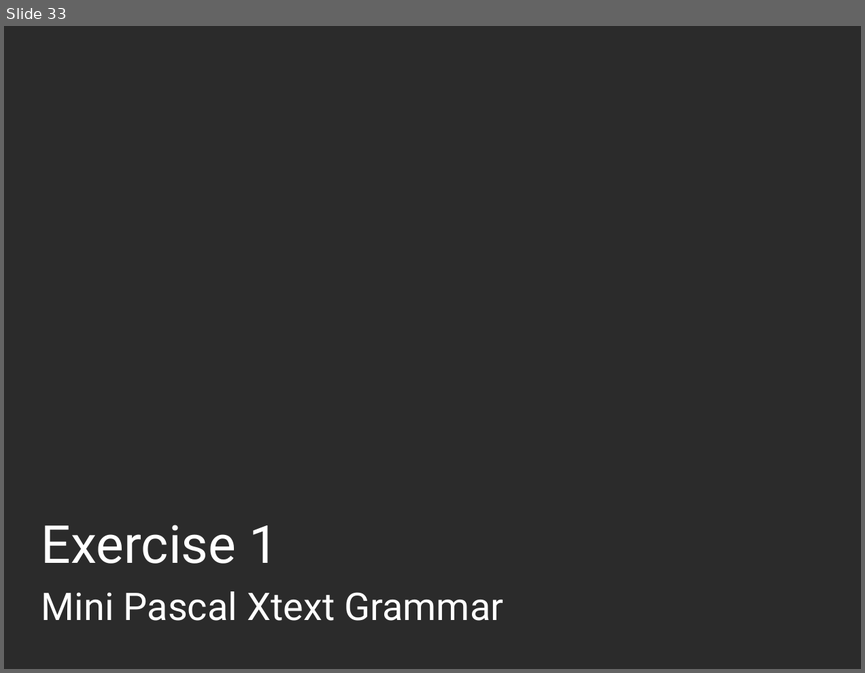
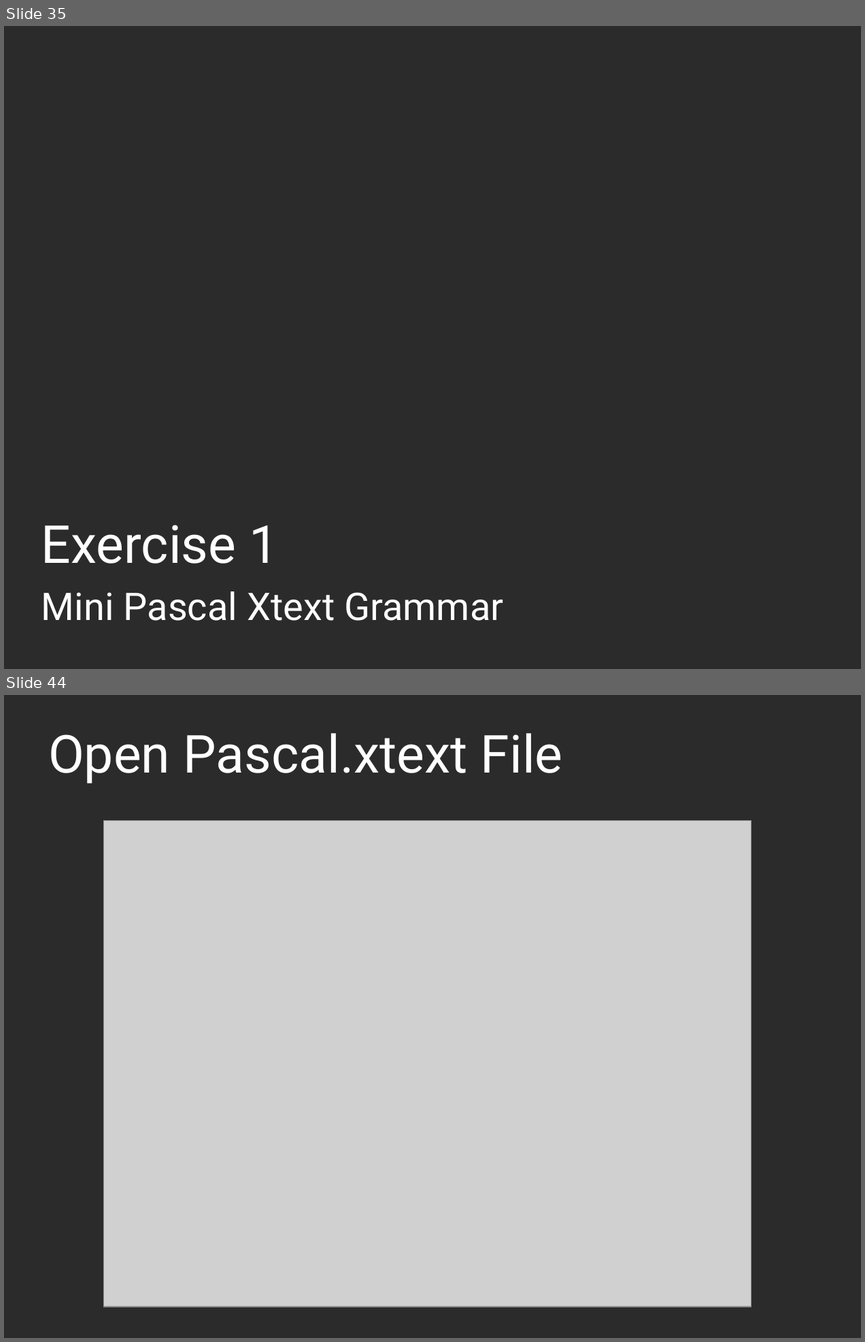
Before and after one commit to thomasfischl/xtext-workshop, a slide deck: xText Workshop.pptx. Shown one above the other, each under a label of ours: slide 33 before the commit, slides 35 and 44 after it; the slides between them are not shown. The pictures are 865x673 and 865x1342 pixels, drawn with LibreOffice and Linux fonts; fonts in the diff are those of the drawing; grey boxes stand for pictures; background and template pictures are left out; a plain dark background stands for a picture behind light text. Boxes give left, top, right and bottom in pixels: in the first picture for what was removed or moved away, otherwise in the second. Text is boxed around its words. In the diff, an @@ line names an element or a change of style, - is before the commit and + after.

```diff
--- a/xText Workshop.pptx
+++ b/xText Workshop.pptx
@@ slide 44 added at bbox=[4, 695, 861, 1338], background picture (left out) @@
@@ title added at bbox=[48, 733, 563, 783], 44 pt, text #FFFFFF @@
+Open Pascal.xtext File
@@ picture added at bbox=[103, 821, 751, 1307] @@
@@ what was slide 33 is now slide 35 @@
```
Also in this commit, not shown: 9 slides changed, 13 other slides added.
